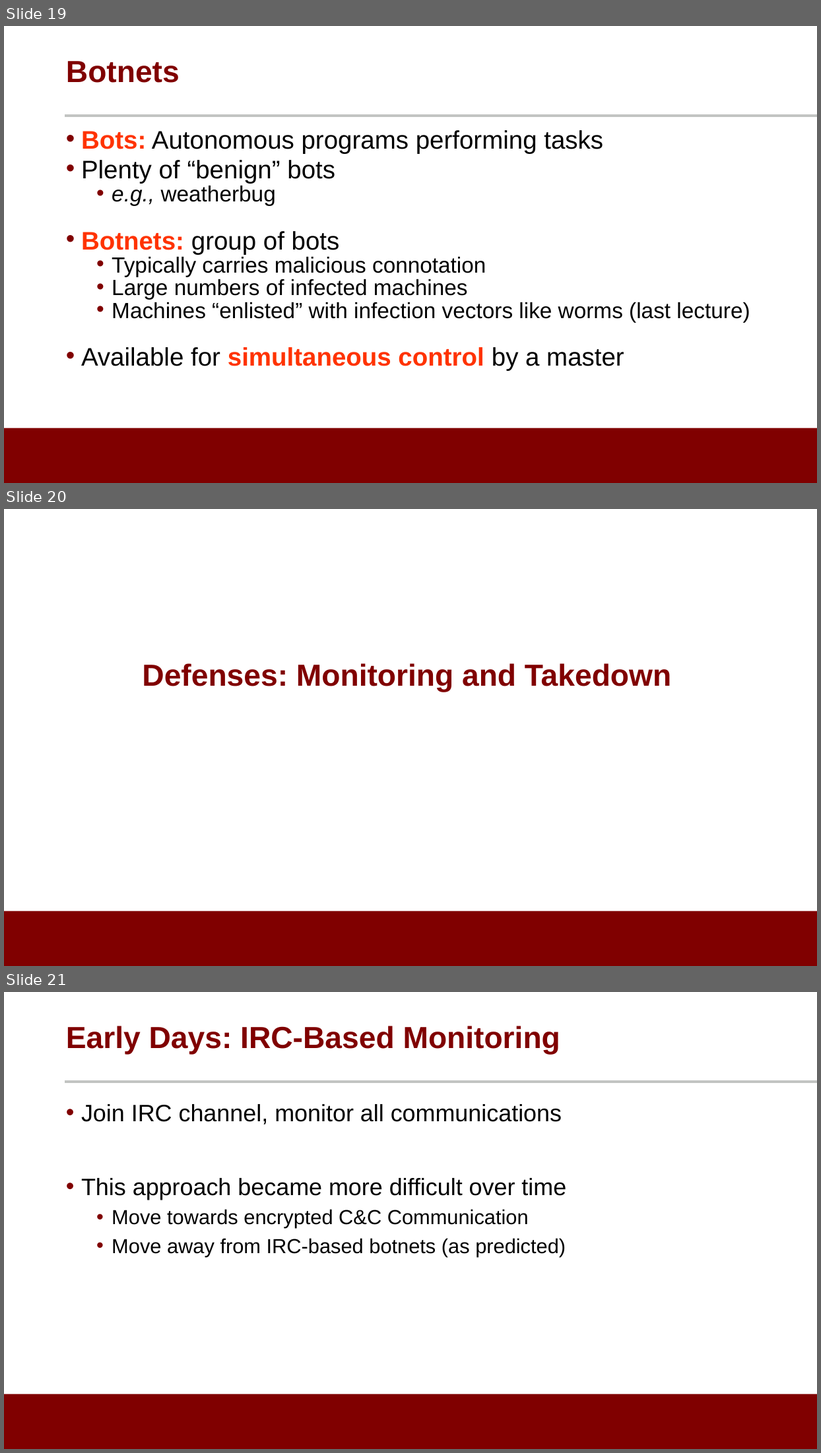
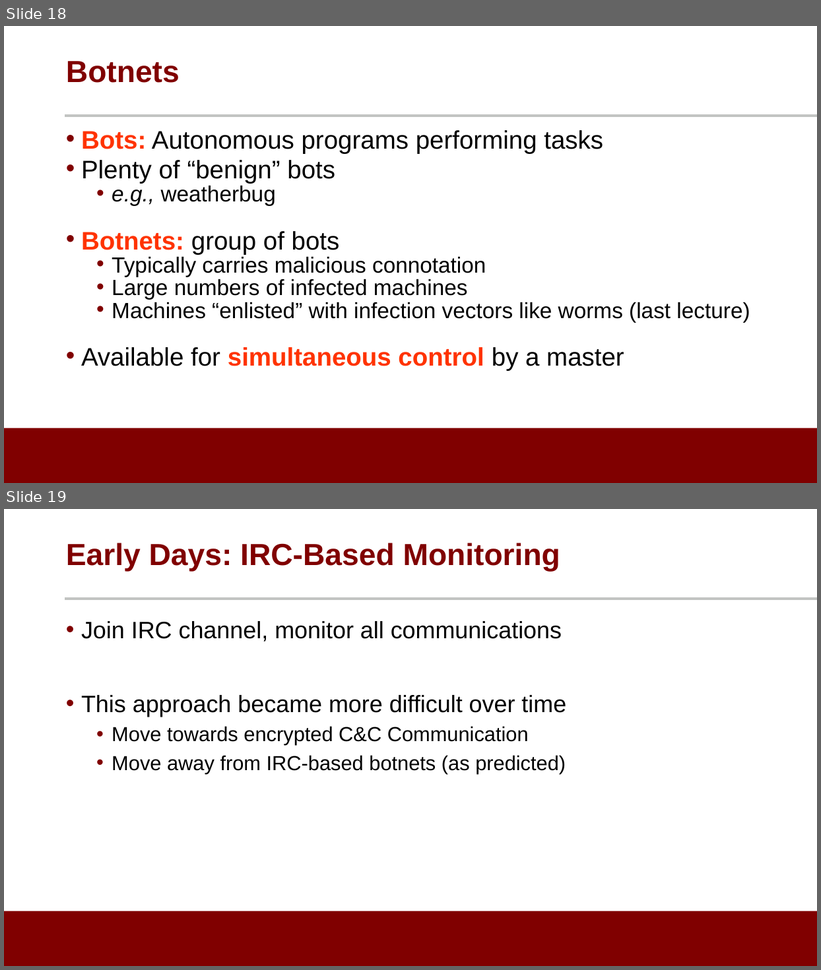
Before and after one commit to noise-lab/ML-Cybersecurity, a slide deck: module-3/ppt/3.2-Supervised Learning.pptx. Shown one above the other, each under a label of ours: slides 19, 20 and 21 before the commit, slides 18 and 19 after it. The pictures are 821x1453 and 821x970 pixels, drawn with LibreOffice and Linux fonts; fonts in the diff are those of the drawing; background and template pictures are left out. Boxes give left, top, right and bottom in pixels: in the first picture for what was removed or moved away, otherwise in the second. Text is boxed around its words. In the diff, an @@ line names an element or a change of style, - is before the commit and + after.

```diff
--- a/module-3/ppt/3.2-Supervised Learning.pptx
+++ b/module-3/ppt/3.2-Supervised Learning.pptx
@@ slide 20 removed at bbox=[4, 509, 817, 966], background #FFFFFF; not listed: 1 template element that a slide beside it also shows @@
@@ title removed at bbox=[142, 663, 671, 692] @@
-Defenses: Monitoring and Takedown
@@ what was slide 19 is now slide 18 @@
@@ what was slide 21 is now slide 19 @@
```
Also in this commit, not shown: 4 slides changed, 2 slides added, 5 other files.
